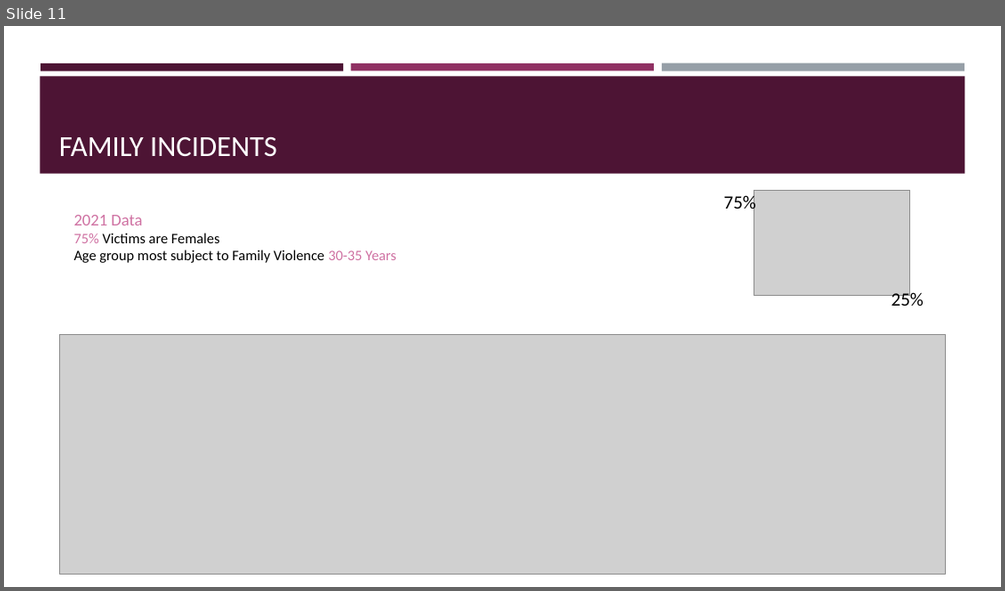
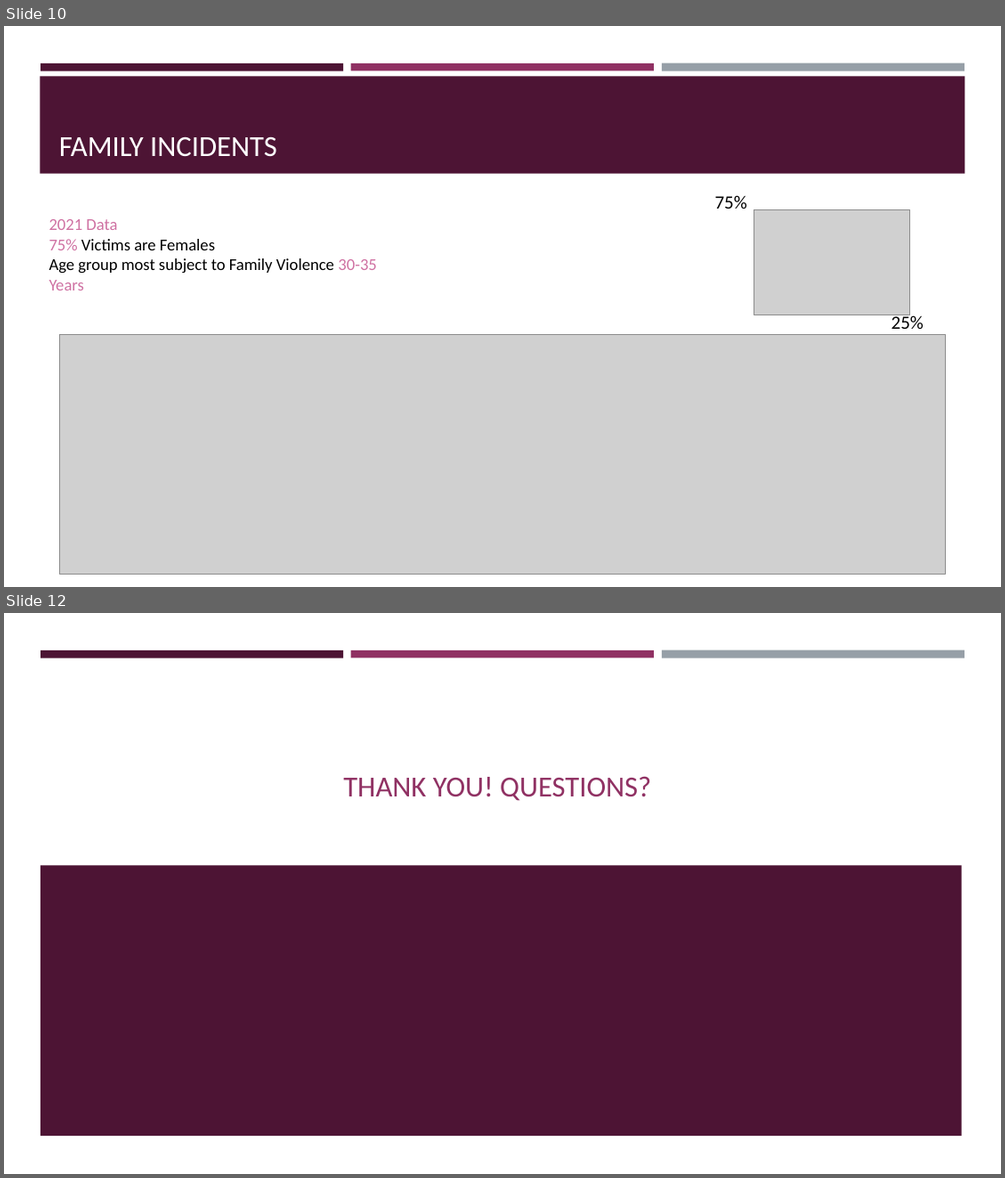
Before and after one commit to sherintm/crimedata-viz, a slide deck: Project 2 Presentation.pptx. Shown one above the other, each under a label of ours: slide 11 before the commit, slides 10 and 12 after it; the slides between them are not shown. The pictures are 1005x591 and 1005x1178 pixels, drawn with LibreOffice and Linux fonts; fonts in the diff are those of the drawing; grey boxes stand for pictures. Boxes give left, top, right and bottom in pixels: in the first picture for what was removed or moved away, otherwise in the second. Text is boxed around its words. In the diff, an @@ line names an element or a change of style, - is before the commit and + after.

```diff
--- a/Project 2 Presentation.pptx
+++ b/Project 2 Presentation.pptx
@@ slide 12 added at [4, 613, 1001, 1174], background #FFFFFF; not listed: 3 template elements that a slide beside it also shows @@
@@ subtitle added at [343, 776, 651, 801], 28 pt, text #903163 @@
+THANK YOU! QUESTIONS?
@@ rectangle added at [40, 865, 962, 1135], fill #4D1434 @@
@@ what was slide 11 is now slide 10 @@
@@ slide 10 changed as well @@
@@ text "2021 Data 75% Victims are ...": place and size @@
-text "2021 Data 75% Victims are ..." at [74, 215, 396, 263]
+text "2021 Data 75% Victims are ..." at [49, 219, 376, 290]
@@ text "2021 Data 75% Victims are ..." at [49, 219, 376, 290]: size 14 to 16 pt in "75% Victims are Females", "Age group most subject to Family Violence ..." @@
@@ text "75%" rewrapped from [724, 192, 756, 214] to [715, 195, 747, 208] @@
@@ picture: place and size @@
-picture at [754, 190, 910, 295]
+picture at [754, 210, 910, 315]
@@ text "25%": place and size @@
-text "25%" at [891, 290, 923, 305]
+text "25%" at [891, 313, 923, 329]
```
Also in this commit, not shown: 8 other slides changed, 1 other slide added, 3 slides removed.
